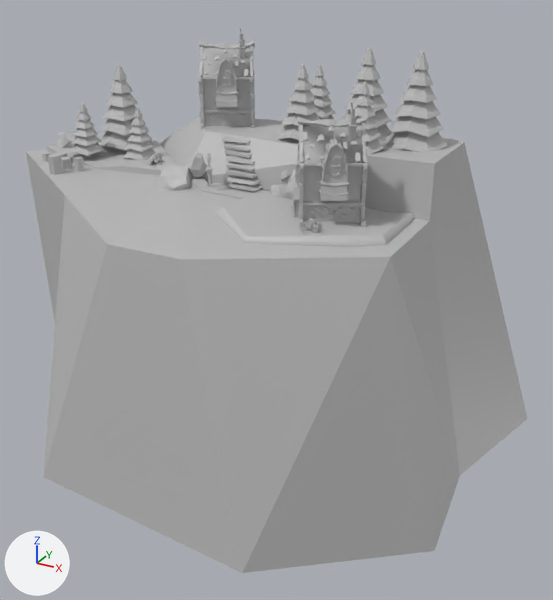
Renders of the FBX model Assets/Assets3D/ENV/Terrazze_divise/terrazza doppia.fbx from each side of a commit.
The view is the same before and after, from a 50 mm camera at (25.2, -45.6, 26.4) aimed at (5.3, -9.5, 8.3). Arrows for +X, +Y and +Z are at lower left; the lights stay in place. Where no turn or scale is listed for an object, it has been applied to the vertices.

In view in the first picture: 'casette', 'terrazza'.
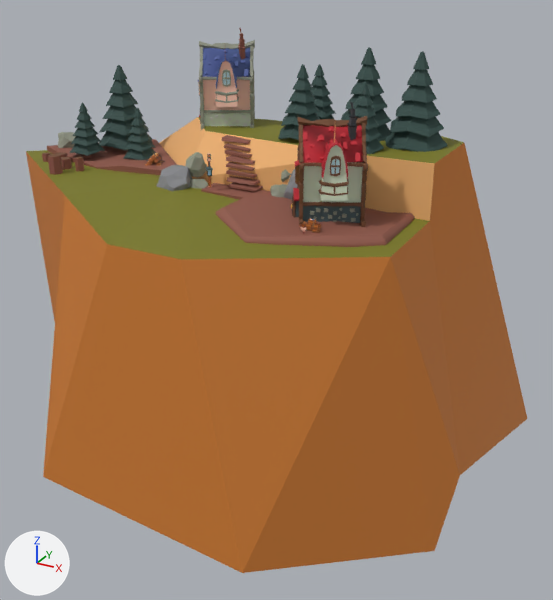
Diff of the bpy script that builds the scene:
```diff
--- a/Assets/Assets3D/ENV/Terrazze_divise/terrazza doppia.fbx.py
+++ b/Assets/Assets3D/ENV/Terrazze_divise/terrazza doppia.fbx.py
@@ img_palette_prova_1_jpg @@
+img_palette_prova_1_jpg = load_image('palette prova 1.jpg', '../../../Materials/palette_gradient/palette prova 1.jpg', 652, 425, 'sRGB')
@@ mat_blinn1 @@
+mat_blinn1 = principled_material('blinn1')
+mat_blinn1.texture = img_palette_prova_1_jpg
+mat_blinn1.roughness = 0.743
@@ me_mesh @@
 me_mesh.from_pydata(...)  # 26 vertices, 27 faces; spans x -13.9..19.1, y -21.8..3.0, z 0.0..17.3
-me_mesh.materials.append(mat_lambert1)  # grey #bcbcbc
+me_mesh.materials.append(mat_blinn1)  # picture img_palette_prova_1_jpg
@@ me_mesh_001 @@
 me_mesh_001.from_pydata(...)  # 15283 vertices, 17317 faces; spans x -12.8..13.3, y -16.2..-1.9, z 13.9..22.9
-me_mesh_001.materials.append(mat_lambert1)  # grey #bcbcbc
+me_mesh_001.materials.append(mat_blinn1)  # picture img_palette_prova_1_jpg
```

Location of each change, [x1, y1, x2, y2] in pixels of the pictures (553 x 600 px):
'terrazza', recoloured (grey to brown): [26, 117, 527, 573] in both
'casette', recoloured: [42, 28, 448, 247] in both
